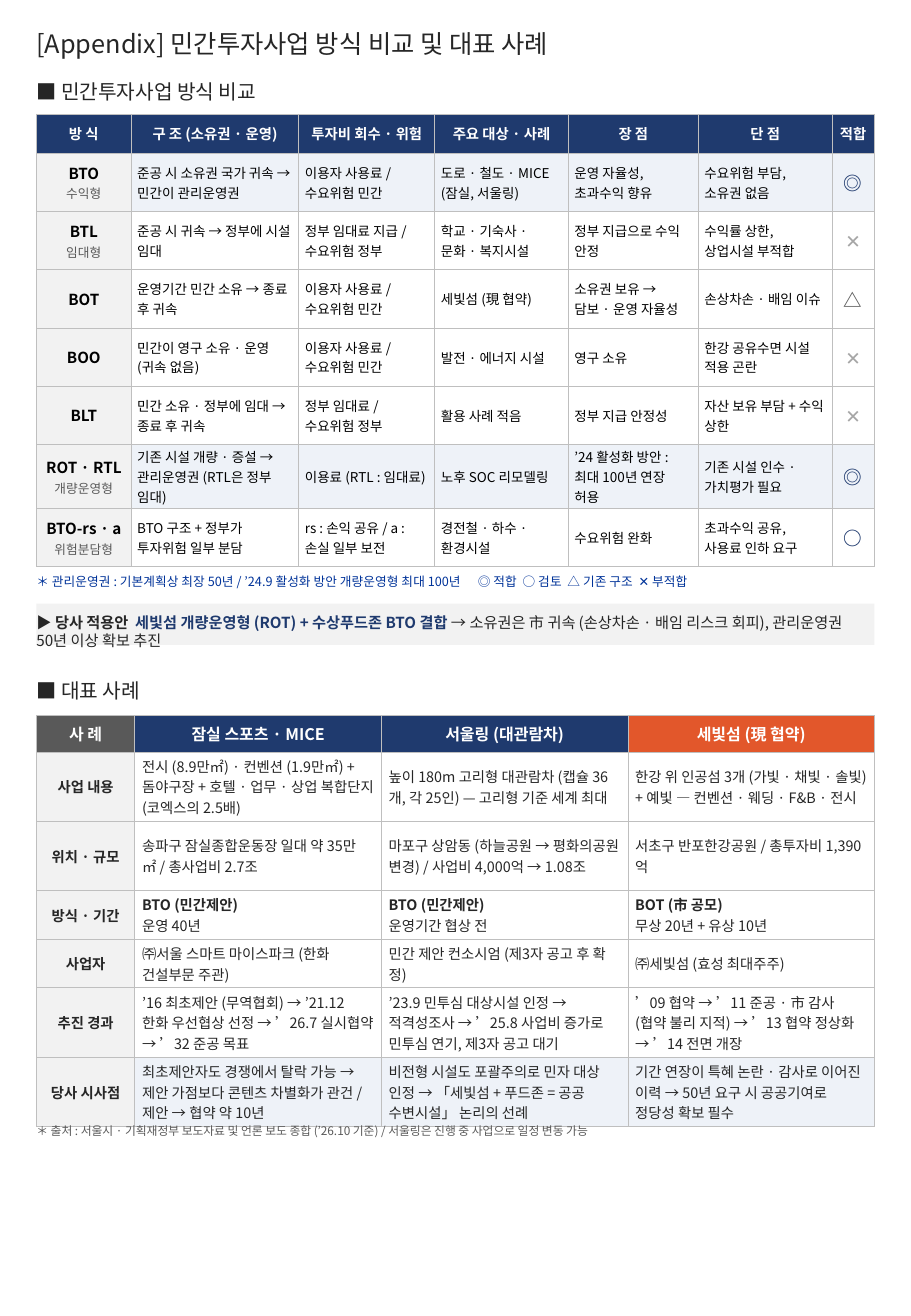
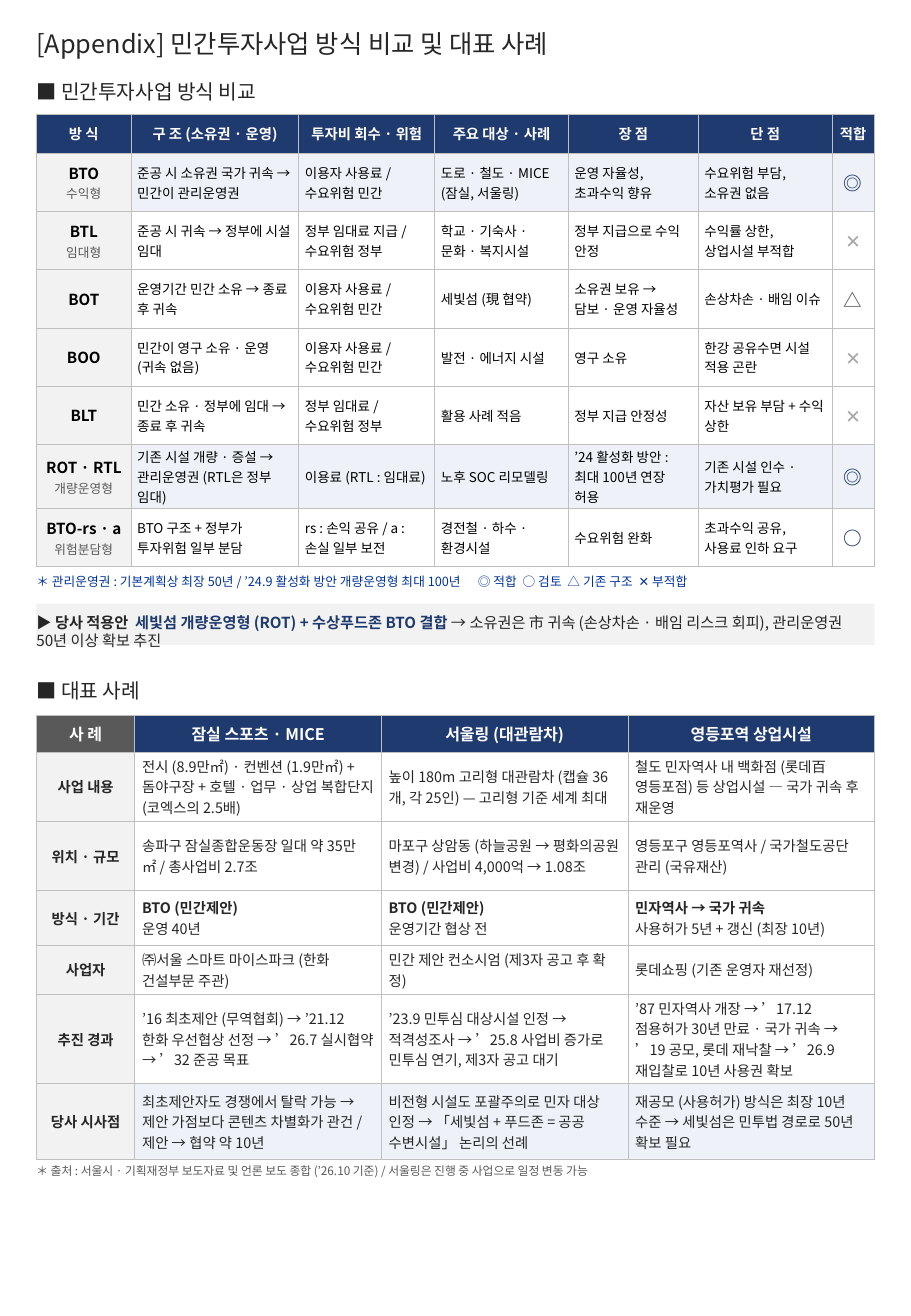
Before and after one commit to ukyung8822/test1, a slide deck: slide 1 of Appendix_민간투자방식_비교_및_사례.pptx. Drawn at 911x1316 pixels with LibreOffice and Linux fonts; fonts in the diff are those of the drawing. Boxes give left, top, right and bottom in pixels: in the first picture for what was removed or moved away, otherwise in the second. Text is boxed around its words. In the diff, an @@ line names an element or a change of style, - is before the commit and + after.

```diff
--- a/Appendix_민간투자방식_비교_및_사례.pptx
+++ b/Appendix_민간투자방식_비교_및_사례.pptx
@@ table at [36, 715, 875, 1154] @@
-row 1, column 4: 세빛섬 (現 협약)
+row 1, column 4: 영등포역 상업시설
-row 2, column 4: 한강 위 인공섬 3개 (가빛 · 채빛 · 솔빛) + 예빛 — 컨벤션 · 웨딩 · F&B · 전시
+row 2, column 4: 철도 민자역사 내 백화점 (롯데百 영등포점) 등 상업시설 — 국가 귀속 후 재운영
-row 3, column 4: 서초구 반포한강공원 / 총투자비 1,390억
+row 3, column 4: 영등포구 영등포역사 / 국가철도공단 관리 (국유재산)
-row 4, column 4: BOT (市 공모) / 무상 20년 + 유상 10년
+row 4, column 4: 민자역사 → 국가 귀속 / 사용허가 5년 + 갱신 (최장 10년)
-row 5, column 4: ㈜세빛섬 (효성 최대주주)
+row 5, column 4: 롯데쇼핑 (기존 운영자 재선정)
-row 6, column 4: ’09 협약 → ’11 준공 · 市 감사 (협약 불리 지적) → ’13 협약 정상화 → ’14 전면 개장
+row 6, column 4: ’87 민자역사 개장 → ’17.12 점용허가 30년 만료 · 국가 귀속 → ’19 공모, 롯데 재낙찰 → ’26.9 재입찰로 10년 사용권 확보
-row 7, column 4: 기간 연장이 특혜 논란 · 감사로 이어진 이력 → 50년 요구 시 공공기여로 정당성 확보 필수
+row 7, column 4: 재공모 (사용허가) 방식은 최장 10년 수준 → 세빛섬은 민투법 경로로 50년 확보 필요
@@ fill #E2572B to #1F3A6E in row 1, column 4 @@
@@ text "＊ 출처 : 서울시 · ...": place and size @@
-text "＊ 출처 : 서울시 · ..." at [51, 1123, 588, 1137]
+text "＊ 출처 : 서울시 · ..." at [51, 1165, 588, 1177]
```
Also in this commit, not shown: 1 other file.
